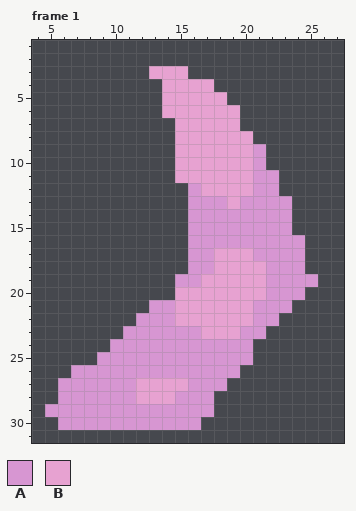
Pixel-art file -- graphics/source/sprites/thorn.aseprite. Above: the version before the commit.
32x32 pixels, 4 frames. Shown: frame 1: x 4..27, y 1..31. The commit also changed other frames, which this record leaves out.
Palette (. is transparent): A #d796d2  B #e7a2d1
Now the later version:
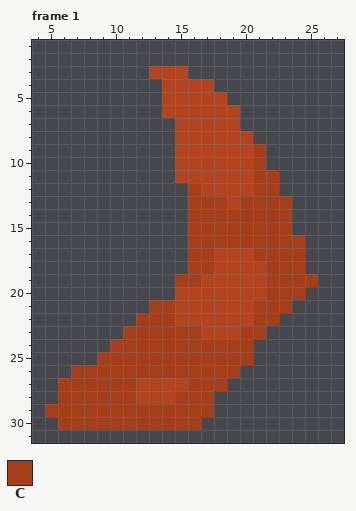
Colours new in this view: C #a53f1b
Edits made:
colour B: #e7a2d1 -> #b2451f
Changed rows in their new state; - is a pixel that keeps its letter.
Frame 1, layer "Dawn":
first column x 5:
 9 ----------------C----
10 ----------------C----
11 ----------------CC---
12 -----------C----CC---
13 -----------CCC-CCCC--
14 -----------CCCCCCCC--
15 -----------CCCCCCCC--
16 -----------CCCCCCCCC-
17 -----------CC---CCCC-
18 -----------CC----CCC-
19 ----------CC-----CCCC
20 -----------------CCC-
21 --------CC------CCC--
22 -------CCC------CC---
23 ------CCCCCC---CC----
24 -----CCCCCCCCCCC-----
25 ----CCCCCCCCCCCC-----
26 --CCCCCCCCCCCCC------
27 -CCCCCC----CCC-------
28 -CCCCCC---CCC--------
29 CCCCCCCCCCCCC--------
30 -CCCCCCCCCCC---------
Where, in picture pixels (left, top, right, bottom), the same in both pictures:
changed: (45, 66, 318, 430)
